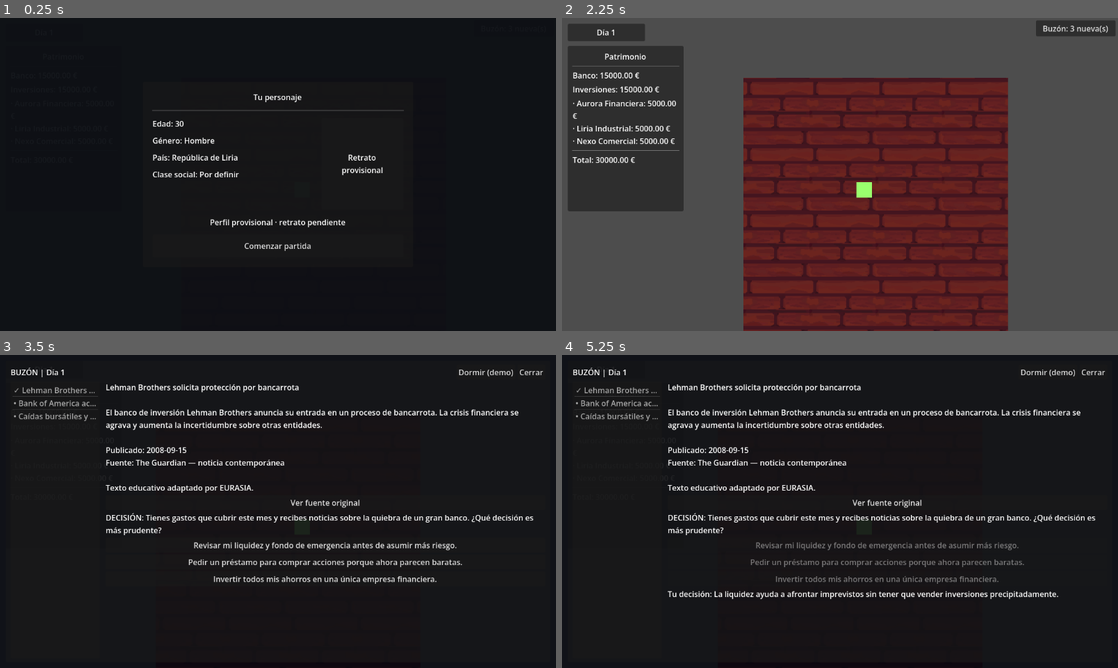
Above: before the commit, frames 1-4 (two rows, left to right).
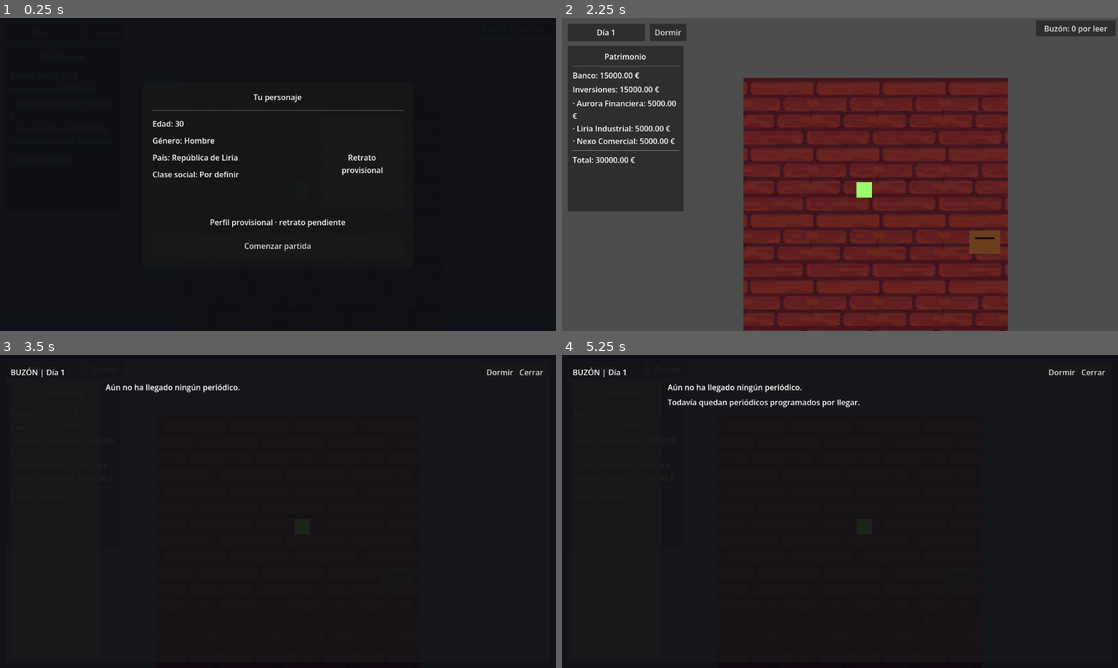
Above: after the commit, the same moments.

Repository: JBBP-stack/Eurasia
Game: Godot game, scene res://escenas/habitacion/habitacion1.tscn
Two runs of this game, one before a commit and one after it. Both use one fixed random seed, a clock stepped at 60 frames per second and the inputs below.
Inputs (mouse positions are in pixels of both pictures, inside the frame that each line leads up to):
- Up to frame 1 (0.25 s): no input
- Up to frame 2 (2.25 s): click "Buzón: 3 nueva(s)" (after the commit: "Buzón: 0 por leer") at 0.5 s; click (667, 33) at 1.25 s, where only the run after the commit has a clickable "Dormir"; click "Comenzar partida" at 2 s
- Up to frame 3 (3.5 s): tap Enter at 2.75 s; hold Right (ui_right) from 2.78 s (still down); tap E at 2.85 s; tap N at 3.05 s
- Up to frame 4 (5.25 s): release Right (ui_right) at 3.5 s; click (1045, 370) at 3.5 s, where only the run before the commit has a clickable "Dormir (demo)"; click "Dormir (demo)" (after the commit: "Dormir") at 4.25 s; click (890, 545) at 5 s, where only the run before the commit has a clickable "Revisar mi liquidez y fondo d…"

The runs differ from the first frame. In frame 2, 0.9% of the frame differs, in the area x 15-99%, y 2-76%; in frame 3, 5.2%; in frame 4, 6.1%, in the area x 2-96%, y 4-78%.

Commit message:
Añadido buzón y funcionalidad para recoger el periódico y luego poder leer la noticia

Diff:
--- /dev/null
+++ b/godot/escenas/habitacion/Buzon.gd
@@ -0,0 +1,61 @@
+extends Area2D
+## Punto provisional de recogida. Acércate y pulsa E.
+
+@onready var _indicador: Label = $Indicador
+var _jugador_cerca: bool = false
+
+
+func _ready() -> void:
+	body_entered.connect(_al_entrar_en_rango)
+	body_exited.connect(_al_salir_del_rango)
+	NoticiasManager.noticias_actualizadas.connect(_actualizar_indicador)
+	_actualizar_indicador(0)
+
+
+func _al_entrar_en_rango(cuerpo: Node2D) -> void:
+	if cuerpo is CharacterBody2D:
+		_jugador_cerca = true
+		_actualizar_indicador(0)
+
+
+func _al_salir_del_rango(cuerpo: Node2D) -> void:
+	if cuerpo is CharacterBody2D:
+		_jugador_cerca = false
+	_actualizar_indicador(0)
+
+
+func _actualizar_indicador(_cantidad: int) -> void:
+	_indicador.visible = _jugador_cerca
+	if not _jugador_cerca:
+		return
+	if NoticiasManager.cuantas_por_recoger() > 0:
+		_indicador.text = "E: recoger periódico"
+	elif NoticiasManager.cuantas_pendientes_de_entrega() > 0:
+		_indicador.text = "Esperando reparto…"
+	else:
+		_indicador.text = "Buzón vacío"
+
+
+func _unhandled_input(event: InputEvent) -> void:
+	if not _jugador_cerca:
+		return
+	if event is InputEventKey and event.pressed and not event.echo and event.keycode == KEY_E:
+		_interactuar()
+		get_viewport().set_input_as_handled()
+
+
+func _interactuar() -> void:
+	var interfaz := get_tree().get_first_node_in_group("noticias_ui")
+	if interfaz == null:
+		push_warning("No se encontró la interfaz del buzón.")
+		return
+
+	var noticia := NoticiasManager.recoger_siguiente_noticia()
+	if noticia.is_empty():
+		if NoticiasManager.cuantas_pendientes_de_entrega() > 0:
+			interfaz.call("mostrar_mensaje_temporal", "Todavía no ha llegado ningún periódico.")
+		else:
+			interfaz.call("mostrar_mensaje_temporal", "No hay periódicos por recoger.")
+		return
+
+	interfaz.call("abrir_buzon_con_noticia", str(noticia.get("id", "")))
--- /dev/null
+++ b/godot/escenas/habitacion/Buzon.tscn
@@ -0,0 +1,35 @@
+[gd_scene format=3]
+
+[ext_resource type="Script" path="res://escenas/habitacion/Buzon.gd" id="1_buzon"]
+
+[sub_resource type="CircleShape2D" id="CircleShape2D_rango"]
+radius = 44.0
+
+[node name="Buzon" type="Area2D"]
+position = Vector2(250, 170)
+collision_layer = 0
+collision_mask = 1
+script = ExtResource("1_buzon")
+
+[node name="Rango" type="CollisionShape2D" parent="."]
+shape = SubResource("CircleShape2D_rango")
+
+[node name="Cuerpo" type="Polygon2D" parent="."]
+polygon = PackedVector2Array(-16, -12, 16, -12, 16, 12, -16, 12)
+color = Color(0.42, 0.25, 0.12, 1)
+
+[node name="Ranura" type="Polygon2D" parent="."]
+position = Vector2(0, -4)
+polygon = PackedVector2Array(-10, -1, 10, -1, 10, 1, -10, 1)
+color = Color(0.08, 0.06, 0.04, 1)
+
+[node name="Indicador" type="Label" parent="."]
+offset_left = -75.0
+offset_top = -52.0
+offset_right = 75.0
+offset_bottom = -24.0
+theme_override_colors/font_color = Color(1, 1, 1, 1)
+theme_override_font_sizes/font_size = 10
+text = "Buzón"
+horizontal_alignment = 1
+visible = false
--- a/godot/escenas/habitacion/habitacion1.tscn
+++ b/godot/escenas/habitacion/habitacion1.tscn
@@ -1,12 +1,13 @@
 [gd_scene format=4 uid="uid://dujlmm78f68xq"]
 
 [ext_resource type="PackedScene" path="res://escenas/interfaces/NoticiasUI.tscn" id="1_wkp45"]
-[ext_resource type="PackedScene" path="res://escenas/interfaces/HUDHabitacion.tscn" id="5_hud"]
 [ext_resource type="Texture2D" uid="uid://bvwxiffictu3e" path="res://assets/escenarios/maderin_hecho2.png" id="2_7r0pk"]
 [ext_resource type="Texture2D" uid="uid://cm1jnc56cni8g" path="res://assets/escenarios/maderin_hecho.png" id="2_xym36"]
 [ext_resource type="Script" uid="uid://c8hfc6ovrl06y" path="res://escenas/interfaces/FichaInicio.gd" id="3_3mxfk"]
 [ext_resource type="PackedScene" uid="uid://dpjo5ovx45rkc" path="res://escenas/personaje/jugador.tscn" id="3_xym36"]
 [ext_resource type="Texture2D" uid="uid://c6fqqibc83unm" path="res://assets/escenarios/maderin_hecho3.png" id="4_hbugj"]
+[ext_resource type="PackedScene" path="res://escenas/interfaces/HUDHabitacion.tscn" id="5_hud"]
+[ext_resource type="PackedScene" path="res://escenas/habitacion/Buzon.tscn" id="6_buzon"]
 
 [sub_resource type="TileSetAtlasSource" id="TileSetAtlasSource_7r0pk"]
 texture = ExtResource("2_xym36")
@@ -297,13 +298,15 @@
 
 [node name="NoticiasUI" parent="." unique_id=187045347 instance=ExtResource("1_wkp45")]
 
-[node name="HUDHabitacion" parent="." instance=ExtResource("5_hud")]
+[node name="HUDHabitacion" parent="." unique_id=874755302 instance=ExtResource("5_hud")]
 
 [node name="Suelo_TileMapLayer" type="TileMapLayer" parent="." unique_id=1239304008]
 scale = Vector2(0.535, 0.535)
 tile_map_data = PackedByteArray("AAACAAAAAgAAAAEAAAADAAAAAgABAAEAAAAEAAAAAgAAAAEAAAAFAAAAAgABAAEAAAAGAAAAAgAAAAEAAAAHAA …(1200 unchanged characters)…
 tile_set = SubResource("TileSet_inxgb")
 
+[node name="Buzon" parent="." unique_id=506260982 instance=ExtResource("6_buzon")]
+
 [node name="Jugador" parent="." unique_id=1196908318 instance=ExtResource("3_xym36")]
 position = Vector2(100, 100)
 
--- a/godot/escenas/interfaces/HUDHabitacion.gd
+++ b/godot/escenas/interfaces/HUDHabitacion.gd
@@ -6,6 +6,8 @@
 var _total_inversiones: Label
 var _lista_inversiones: VBoxContainer
 var _patrimonio_total: Label
+var _mensaje: Label
+var _temporizador_mensaje: Timer
 
 
 func _ready() -> void:
@@ -29,6 +31,32 @@
 	_dia = Label.new()
 	_dia.horizontal_alignment = HORIZONTAL_ALIGNMENT_CENTER
 	panel_dia.add_child(_dia)
+
+	var dormir := Button.new()
+	add_child(dormir)
+	dormir.set_anchors_and_offsets_preset(Control.PRESET_TOP_LEFT)
+	dormir.offset_left = 182
+	dormir.offset_top = 12
+	dormir.offset_right = 258
+	dormir.offset_bottom = 48
+	dormir.text = "Dormir"
+	dormir.pressed.connect(_dormir)
+
+	_mensaje = Label.new()
+	add_child(_mensaje)
+	_mensaje.set_anchors_and_offsets_preset(Control.PRESET_TOP_WIDE)
+	_mensaje.offset_left = 270
+	_mensaje.offset_top = 12
+	_mensaje.offset_right = -220
+	_mensaje.offset_bottom = 48
+	_mensaje.vertical_alignment = VERTICAL_ALIGNMENT_CENTER
+	_mensaje.visible = false
+
+	_temporizador_mensaje = Timer.new()
+	_temporizador_mensaje.one_shot = true
+	_temporizador_mensaje.wait_time = 4.0
+	add_child(_temporizador_mensaje)
+	_temporizador_mensaje.timeout.connect(_ocultar_mensaje)
 
 	var panel_patrimonio := PanelContainer.new()
 	add_child(panel_patrimonio)
@@ -100,3 +128,20 @@
 
 func _al_resolver_decision(_noticia_id: String, _opcion_id: String, _efecto: Dictionary) -> void:
 	actualizar()
+
+
+func _dormir() -> void:
+	if NoticiasManager.avanzar_dia():
+		_mostrar_mensaje("Has pasado a %s." % EstadoJuego.etiqueta_dia())
+	else:
+		_mostrar_mensaje(NoticiasManager.motivo_no_puede_dormir())
+
+
+func _mostrar_mensaje(texto: String) -> void:
+	_mensaje.text = texto
+	_mensaje.visible = true
+	_temporizador_mensaje.start()
+
+
+func _ocultar_mensaje() -> void:
+	_mensaje.visible = false
--- a/godot/escenas/interfaces/NoticiasUI.gd
+++ b/godot/escenas/interfaces/NoticiasUI.gd
@@ -10,6 +10,8 @@
 var _enlace: Button
 var _opciones: VBoxContainer
 var _resultado: Label
+var _aviso_entrega: Label
+var _temporizador_aviso: Timer
 var _origen_url: String = ""
 var _hoy: Array[Dictionary] = []
 var _abierta: bool = false
@@ -17,8 +19,10 @@
 
 func _ready() -> void:
 	process_mode = Node.PROCESS_MODE_ALWAYS
+	add_to_group("noticias_ui")
 	_crear_interfaz()
 	NoticiasManager.noticias_actualizadas.connect(_actualizar)
+	NoticiasManager.noticia_entregada.connect(_al_llegar_noticia)
 	_actualizar(NoticiasManager.cuantas_sin_leer())
 
 func _crear_interfaz() -> void:
@@ -52,7 +56,7 @@
 	cabecera.add_child(_titulo)
 
 	var dormir := Button.new()
-	dormir.text = "Dormir (demo)"
+	dormir.text = "Dormir"
 	dormir.pressed.connect(_dormir)
 	cabecera.add_child(dormir)
 
@@ -102,31 +106,90 @@
 	_buzon.offset_right = -5
 	_buzon.offset_bottom = 38
 	_buzon.pressed.connect(abrir_buzon)
+
+	_aviso_entrega = Label.new()
+	add_child(_aviso_entrega)
+	_aviso_entrega.set_anchors_and_offsets_preset(Control.PRESET_TOP_WIDE)
+	_aviso_entrega.offset_left = 220
+	_aviso_entrega.offset_top = 44
+	_aviso_entrega.offset_right = -220
+	_aviso_entrega.offset_bottom = 78
+	_aviso_entrega.horizontal_alignment = HORIZONTAL_ALIGNMENT_CENTER
+	_aviso_entrega.visible = false
+
+	_temporizador_aviso = Timer.new()
+	_temporizador_aviso.one_shot = true
+	_temporizador_aviso.wait_time = 4.0
+	add_child(_temporizador_aviso)
+	_temporizador_aviso.timeout.connect(_ocultar_aviso_entrega)
+
 	cerrar_buzon()
 
 func _actualizar(_cantidad: int) -> void:
-	_hoy = NoticiasManager.obtener_noticias_hoy()
+	_hoy = NoticiasManager.obtener_noticias_recogidas()
 	_titulo.text = "BUZÓN | " + EstadoJuego.etiqueta_dia()
-	_buzon.text = "Buzón: %d nueva(s)" % NoticiasManager.cuantas_sin_leer()
+	_buzon.text = "Buzón: %d por leer" % NoticiasManager.cuantas_sin_leer()
+	_buzon.tooltip_text = "%d periódicos pendientes de recogida" % NoticiasManager.cuantas_por_recoger()
 	_lista.clear()
 	for noticia in _hoy:
 		var id := str(noticia.get("id", ""))
 		var marca := "✓ " if NoticiasManager.leidas.has(id) else "• "
 		_lista.add_item(marca + str(noticia.get("titulo", "")))
 	if _hoy.is_empty():
-		_texto.text = "No se han programado noticias relevantes para este día."
+		if NoticiasManager.cuantas_por_recoger() > 0:
+			_texto.text = "Hay periódicos entregados. Acércate al buzón y pulsa E para recogerlos."
+		elif NoticiasManager.cuantas_pendientes_de_entrega() > 0:
+			_texto.text = "Aún no ha llegado ningún periódico."
+		elif NoticiasManager.obtener_noticias_hoy().is_empty():
+			_texto.text = "No hay noticias programadas para este día."
+		else:
+			_texto.text = "Todavía no has recogido los periódicos de hoy."
 		_enlace.visible = false
 		_limpiar_opciones()
 	elif _abierta:
-		_seleccionar(mini(_indice_seleccionado, _hoy.size() - 1))
+		var por_recoger := NoticiasManager.cuantas_por_recoger()
+		if por_recoger > 0:
+			_texto.text = "%d periódico(s) esperan en el buzón de la habitación. Acércate y pulsa E para recogerlos." % por_recoger
+		else:
+			_texto.text = "Selecciona un periódico recogido para leerlo."
+		_enlace.visible = false
+		_limpiar_opciones()
+
+func _al_llegar_noticia(_noticia_id: String, ultimo_del_dia: bool) -> void:
+	if ultimo_del_dia:
+		mostrar_mensaje_temporal("Ha llegado el último periódico. El reparto de hoy ha terminado.")
+	else:
+		mostrar_mensaje_temporal("Ha llegado un nuevo periódico.")
+
+func mostrar_mensaje_temporal(texto: String) -> void:
+	_aviso_entrega.text = texto
+	_aviso_entrega.visible = true
+	_temporizador_aviso.start()
+
+func _ocultar_aviso_entrega() -> void:
+	_aviso_entrega.visible = false
 
 func abrir_buzon() -> void:
+	_abrir_buzon("")
+
+func abrir_buzon_con_noticia(noticia_id: String) -> void:
+	_abrir_buzon(noticia_id)
+
+func _abrir_buzon(noticia_id: String) -> void:
 	_abierta = true
 	_oscurecer.visible = true
 	_ventana.visible = true
 	_buzon.visible = false
 	get_tree().paused = true
 	_actualizar(NoticiasManager.cuantas_sin_leer())
+	if noticia_id.is_empty():
+		return
+	for indice in range(_hoy.size()):
+		if str(_hoy[indice].get("id", "")) == noticia_id:
+			_lista.select(indice)
+			_indice_seleccionado = indice
+			_texto.text = "Has recogido: %s\n\nSelecciona el periódico para leerlo." % str(_hoy[indice].get("titulo", "Periódico"))
+			return
 
 func cerrar_buzon() -> void:
 	_abierta = false
@@ -180,14 +243,15 @@
 func _responder(noticia_id: String, opcion_id: String) -> void:
 	var opcion := NoticiasManager.responder(noticia_id, opcion_id)
 	if not opcion.is_empty():
+		_actualizar(NoticiasManager.cuantas_sin_leer())
+		_seleccionar(_indice_seleccionado)
 		_resultado.text = "Consecuencia educativa: " + str(opcion.get("explicacion", ""))
-		_actualizar(NoticiasManager.cuantas_sin_leer())
 
 func _dormir() -> void:
 	if NoticiasManager.avanzar_dia():
 		_actualizar(NoticiasManager.cuantas_sin_leer())
 	else:
-		_resultado.text = "Debes responder las decisiones pendientes antes de dormir."
+		_resultado.text = NoticiasManager.motivo_no_puede_dormir()
 
 func _abrir_fuente() -> void:
 	if _origen_url.begins_with("https://"):
--- a/godot/sistemas/NoticiasManager.gd
+++ b/godot/sistemas/NoticiasManager.gd
@@ -1,24 +1,47 @@
 extends Node
 
-# Configuración: añadir como Autoload con el nombre "NoticiasManager".
 signal noticias_actualizadas(cantidad: int)
+signal noticia_entregada(noticia_id: String, ultimo_del_dia: bool)
+signal reparto_diario_finalizado
 signal decision_resuelta(noticia_id: String, opcion_id: String, efecto: Dictionary)
+
+# Cadencia provisional del prototipo, en segundos de juego activo.
+const ESPERA_PRIMERA_ENTREGA_SEGUNDOS: float = 3.0
+const INTERVALO_ENTREGAS_SEGUNDOS: float = 8.0
 
 const RUTA_NOTICIAS := "res://datos/noticias/noticias_2008.json"
 const RUTA_PREGUNTAS := "res://datos/noticias/preguntas_2008.json"
-const RUTA_PARTIDA := "user://eurasia_calendario_noticias_v2.json"
+const RUTA_PARTIDA := "user://eurasia_calendario_noticias_v3.json"
+const RUTA_PARTIDA_ANTERIOR := "user://eurasia_calendario_noticias_v2.json"
 const RUTA_PARTIDA_ANTIGUA := "user://eurasia_noticias_partida.json"
 
 var noticias: Array[Dictionary] = []
 var preguntas: Dictionary = {}
 var leidas: Dictionary = {}
 var respuestas: Dictionary = {}
+var entregadas: Dictionary = {}
+var recogidas: Dictionary = {}
 var _guardado_bloqueado: bool = false
+var _cola_entregas: Array[String] = []
+var _reparto_finalizado: bool = false
+var _temporizador_entrega: Timer
+
 
 func _ready() -> void:
 	_cargar_contenido()
 	_cargar_partida()
+	_crear_temporizador_entrega()
+	call_deferred("_iniciar_reparto_diario")
 	noticias_actualizadas.emit(cuantas_sin_leer())
+
+
+func _crear_temporizador_entrega() -> void:
+	_temporizador_entrega = Timer.new()
+	_temporizador_entrega.one_shot = true
+	_temporizador_entrega.process_mode = Node.PROCESS_MODE_PAUSABLE
+	add_child(_temporizador_entrega)
+	_temporizador_entrega.timeout.connect(_entregar_siguiente_noticia)
+
 
 func _leer_json(ruta: String) -> Dictionary:
 	if not FileAccess.file_exists(ruta):
@@ -31,6 +54,7 @@
 		return {}
 	return parseo.data
 
+
 func _cargar_contenido() -> void:
 	noticias.clear()
 	var datos := _leer_json(RUTA_NOTICIAS)
@@ -39,6 +63,7 @@
 			noticias.append(valor)
 	preguntas = _leer_json(RUTA_PREGUNTAS).get("preguntas", {})
 
+
 func obtener_noticias_hoy() -> Array[Dictionary]:
 	var resultado: Array[Dictionary] = []
 	for noticia in noticias:
@@ -50,21 +75,90 @@
 		resultado.resize(5)
 	return resultado
 
+
+func obtener_noticias_entregadas_hoy() -> Array[Dictionary]:
+	var resultado: Array[Dictionary] = []
+	for noticia in obtener_noticias_hoy():
+		if entregadas.has(str(noticia.get("id", ""))):
+			resultado.append(noticia)
+	return resultado
+
+
+func obtener_noticias_recogidas() -> Array[Dictionary]:
+	var resultado: Array[Dictionary] = []
+	for noticia in noticias:
+		if recogidas.has(str(noticia.get("id", ""))):
+			resultado.append(noticia)
+	return resultado
+
+
+func obtener_noticias_entregadas_pendientes_de_recoger() -> Array[Dictionary]:
+	var resultado: Array[Dictionary] = []
+	for noticia in noticias:
+		var id := str(noticia.get("id", ""))
+		if entregadas.has(id) and not recogidas.has(id):
+			resultado.append(noticia)
+	resultado.sort_custom(func(a: Dictionary, b: Dictionary) -> bool:
+		var fecha_a := str(a.get("disponible_desde", ""))
+		var fecha_b := str(b.get("disponible_desde", ""))
+		if fecha_a != fecha_b:
+			return fecha_a < fecha_b
+		return int(a.get("prioridad", 0)) > int(b.get("prioridad", 0)))
+	return resultado
+
+
 func obtener_pregunta(noticia_id: String) -> Dictionary:
-	for noticia in obtener_noticias_hoy():
+	for noticia in noticias:
 		if str(noticia.get("id", "")) == noticia_id:
 			return preguntas.get(str(noticia.get("pregunta_id", "")), {})
 	return {}
 
+
 func cuantas_sin_leer() -> int:
 	var total := 0
-	for noticia in obtener_noticias_hoy():
-		if not leidas.has(str(noticia.get("id", ""))):
+	for noticia in noticias:
+		var id := str(noticia.get("id", ""))
+		if entregadas.has(id) and not leidas.has(id):
 			total += 1
 	return total
 
+
+func cuantas_por_recoger() -> int:
+	return obtener_noticias_entregadas_pendientes_de_recoger().size()
+
+
+func cuantas_pendientes_de_entrega() -> int:
+	return _cola_entregas.size()
+
+
+func reparto_finalizado() -> bool:
+	return _reparto_finalizado
+
+
+func recoger_siguiente_noticia() -> Dictionary:
+	var pendientes := obtener_noticias_entregadas_pendientes_de_recoger()
+	if pendientes.is_empty():
+		return {}
+	var noticia: Dictionary = pendientes[0]
+	var noticia_id := str(noticia.get("id", ""))
+	recogidas[noticia_id] = true
+	_guardar_partida()
+	noticias_actualizadas.emit(cuantas_sin_leer())
+	return noticia
+
+
+func puede_analizar_noticias_hoy() -> bool:
+	if not _reparto_finalizado:
+		return false
+	for noticia in obtener_noticias_hoy():
+		var noticia_id := str(noticia.get("id", ""))
+		if not entregadas.has(noticia_id) or not recogidas.has(noticia_id):
+			return false
+	return true
+
+
 func marcar_leida(noticia_id: String) -> void:
-	for noticia in obtener_noticias_hoy():
+	for noticia in obtener_noticias_recogidas():
 		if str(noticia.get("id", "")) == noticia_id:
 			if leidas.has(noticia_id):
 				return
@@ -73,8 +167,9 @@
 			noticias_actualizadas.emit(cuantas_sin_leer())
 			return
 
+
 func responder(noticia_id: String, opcion_id: String) -> Dictionary:
-	if respuestas.has(noticia_id):
+	if respuestas.has(noticia_id) or not recogidas.has(noticia_id):
 		return {}
 	var pregunta := obtener_pregunta(noticia_id)
 	for opcion in pregunta.get("opciones", []):
@@ -86,15 +181,23 @@
 			return opcion
 	return {}
 
+
 func respuesta_de(noticia_id: String) -> String:
 	return str(respuestas.get(noticia_id, ""))
 
-func puede_dormir() -> bool:
+
+func motivo_no_puede_dormir() -> String:
+	if not _reparto_finalizado:
+		return "Todavía quedan periódicos programados por llegar."
 	for noticia in obtener_noticias_hoy():
 		var id := str(noticia.get("id", ""))
 		if not obtener_pregunta(id).is_empty() and not respuestas.has(id):
-			return false
-	return true
+			return "Debes responder las decisiones pendientes antes de dormir."
+	return ""
+
+
+func puede_dormir() -> bool:
+	return motivo_no_puede_dormir().is_empty()
 
 
 func avanzar_dia() -> bool:
@@ -102,22 +205,61 @@
 		return false
 
 	EstadoJuego.avanzar_un_dia()
-
+	_iniciar_reparto_diario()
+	_guardar_partida()
+	return true
+
+
+func reiniciar_demo() -> void:
+	_temporizador_entrega.stop()
+	EstadoJuego.restaurar_dia(1)
+	leidas.clear()
+	respuestas.clear()
+	entregadas.clear()
+	recogidas.clear()
+	_guardado_bloqueado = false
+	_iniciar_reparto_diario()
+	_guardar_partida()
+
+
+func _iniciar_reparto_diario() -> void:
+	_temporizador_entrega.stop()
+	_cola_entregas.clear()
+	var programadas := obtener_noticias_hoy()
+	for noticia in programadas:
+		var id := str(noticia.get("id", ""))
+		if not entregadas.has(id):
+			_cola_entregas.append(id)
+
+	_reparto_finalizado = _cola_entregas.is_empty()
+	if _reparto_finalizado:
+		noticias_actualizadas.emit(cuantas_sin_leer())
+		return
+
+	var ya_entregadas := programadas.size() - _cola_entregas.size()
+	if ya_entregadas == 0:
+		_temporizador_entrega.start(ESPERA_PRIMERA_ENTREGA_SEGUNDOS)
+	else:
+		_temporizador_entrega.start(INTERVALO_ENTREGAS_SEGUNDOS)
+	noticias_actualizadas.emit(cuantas_sin_leer())
+
+
+func _entregar_siguiente_noticia() -> void:
+	if _cola_entregas.is_empty():
+		_reparto_finalizado = true
+		reparto_diario_finalizado.emit()
+		return
+
+	var noticia_id: String = _cola_entregas.pop_front()
+	entregadas[noticia_id] = true
+	_reparto_finalizado = _cola_entregas.is_empty()
 	_guardar_partida()
 	noticias_actualizadas.emit(cuantas_sin_leer())
-
-	return true
-
-
-func reiniciar_demo() -> void:
-	EstadoJuego.restaurar_dia(1)
-
-	leidas.clear()
-	respuestas.clear()
-	_guardado_bloqueado = false
-
-	_guardar_partida()
-	noticias_actualizadas.emit(cuantas_sin_leer())
+	noticia_entregada.emit(noticia_id, _reparto_finalizado)
+	if _reparto_finalizado:
+		reparto_diario_finalizado.emit()
+	else:
+		_temporizador_entrega.start(INTERVALO_ENTREGAS_SEGUNDOS)
 
 
 func _guardar_partida() -> void:
@@ -126,33 +268,35 @@
 		return
 
 	var archivo := FileAccess.open(RUTA_PARTIDA, FileAccess.WRITE)
-
 	if archivo == null:
 		push_error("No se pudo guardar la partida.")
 		return
 
 	var datos: Dictionary = {
-		"version": 2,
+		"version": 3,
 		"fecha_inicio": EstadoJuego.FECHA_INICIO_PROVISIONAL,
 		"dia_de_partida": EstadoJuego.dia_de_partida,
 		"leidas": leidas,
-		"respuestas": respuestas
+		"respuestas": respuestas,
+		"entregadas": entregadas,
+		"recogidas": recogidas
 	}
-
 	archivo.store_string(JSON.stringify(datos, "\t"))
 	archivo.close()
 
 
-
 func _cargar_partida() -> void:
-	if not FileAccess.file_exists(RUTA_PARTIDA):
+	var ruta_guardado := RUTA_PARTIDA
+	if not FileAccess.file_exists(ruta_guardado):
+		ruta_guardado = RUTA_PARTIDA_ANTERIOR
+	if not FileAccess.file_exists(ruta_guardado):
 		if FileAccess.file_exists(RUTA_PARTIDA_ANTIGUA):
 			print("Guardado antiguo detectado. Se conserva sin importar.")
 		return
 
-	var guardado: Dictionary = _leer_json(RUTA_PARTIDA)
-
-	if int(guardado.get("version", 0)) != 2:
+	var guardado: Dictionary = _leer_json(ruta_guardado)
+	var version := int(guardado.get("version", 0))
+	if version != 2 and version != 3:
 		_guardado_bloqueado = true
 		push_warning("Versión de guardado incompatible.")
 		return
@@ -162,11 +306,12 @@
 		push_warning("El guardado pertenece a otro calendario.")
 		return
 
-	var dia_guardado: int = int(guardado.get("dia_de_partida", 0))
+	var dia_guardado := int(guardado.get("dia_de_partida", 0))
 	var leidas_guardadas = guardado.get("leidas", {})
 	var respuestas_guardadas = guardado.get("respuestas", {})
-
-	if not (leidas_guardadas is Dictionary and respuestas_guardadas is Dictionary):
+	var entregadas_guardadas = guardado.get("entregadas", {})
+	var recogidas_guardadas = guardado.get("recogidas", {})
+	if not (leidas_guardadas is Dictionary and respuestas_guardadas is Dictionary and entregadas_guardadas is Dictionary and recogidas_guardadas is Dictionary):
 		_guardado_bloqueado = true
 		push_warning("Datos de noticias incompatibles.")
 		return
@@ -177,3 +322,10 @@
 
 	leidas = leidas_guardadas
 	respuestas = respuestas_guardadas
+	entregadas = entregadas_guardadas
+	recogidas = recogidas_guardadas
+	# En partidas v2, las noticias leídas ya habían sido mostradas al jugador.
+	if version == 2:
+		for id in leidas.keys():
+			entregadas[str(id)] = true
+			recogidas[str(id)] = true
Not shown, added: godot/escenas/habitacion/Buzon.gd.uid
Not shown, changed: docs/EURASIA_SEGUIMIENTO.md
